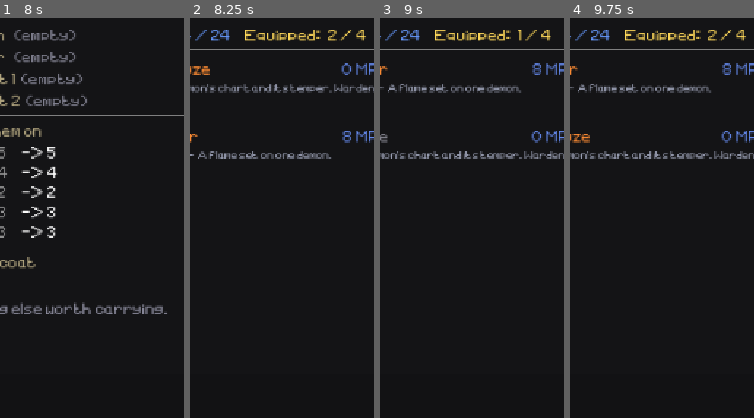
Above: before the commit, frames 1-4 (left to right).
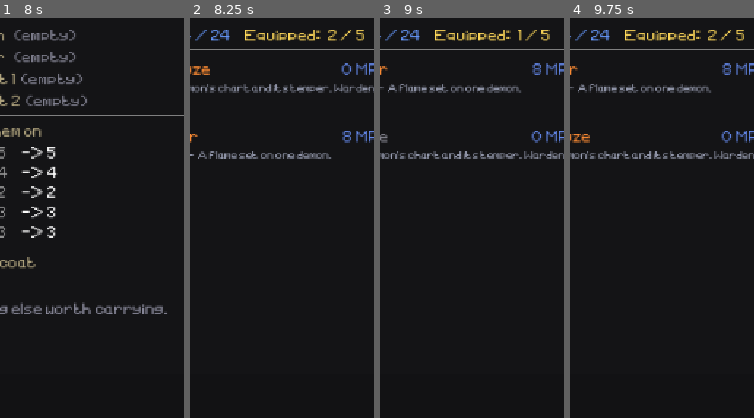
Above: after the commit, the same moments.

Repository: tausiftt5238/four-dragons-deep
Game: Godot game, scene res://scenes/title.tscn
Same seed, same stepped clock (60 frames per second), same inputs: the game is played once before the commit and once after it.
Inputs:
- Up to frame 1 (8 s): click "NEW GAME" at 0.5 s; click "Menu" at 1.25 s; click "Stats" at 2 s; click "Party" at 2.75 s; click "Dismiss" at 3.5 s; click "Summon" at 4.25 s; click "Items" at 5 s; click "Type" at 5.75 s; click "Name" at 6.5 s; click "Carried" at 7.25 s
- Up to frame 2 (8.25 s): click "Magic" at 8 s
- Up to frame 3 (9 s): click "Drop" at 8.75 s
- Up to frame 4 (9.75 s): click "Equip" at 9.5 s
The pictures show only the part of the screen within x 17-67%, y 0-50%; the shares and areas given below are measured in that part.

Frame 1 is identical in both runs. In frame 2, 0.1% of the frame differs, in the area x 90-96%, y 3-6%; in frame 3, 0.1%, in the area x 87-93%, y 3-6%; in frame 4, 0.1%.

Commit message:
shop prices back where they were, and the slot Analyze took
Gear pricing off stat bonuses made the whole shelf far dearer than it had
been. It is back on item_price — 45/70/95/120 by tier — and selling is
simply half of whatever the counter asks, for every kind of item. That is
also what keeps the two from ever disagreeing: the money printer earlier
came from pricing the sides with different formulas, not from the numbers
themselves. Checked across all 58 gear items plus consumables and scrolls:
nothing sells for more than it costs.

Spell slots 4 -> 5. Analyze became an ordinary spell last commit and started
taking one of the four, which quietly cost a slot that used to be free.

Co-Authored-By: Claude Opus 5 <noreply@anthropic.com>
Claude-Session: https://claude.ai/code/session_01WLmTsWwNrHbwosBaKzJxbn

Diff:
--- a/scripts/entities/player_character.gd
+++ b/scripts/entities/player_character.gd
@@ -41,7 +41,9 @@
 # the menu rather than mid-fight.
 # Six entries is what the battle menu shows without scrolling, and Attack is
 # always one of them — so five spells, and six items on their own belt.
-const SPELL_SLOTS: int = 4
+# Five, not four: Analyze became an ordinary spell and started taking one of
+# these, which quietly cost the player a slot they used to have for free.
+const SPELL_SLOTS: int = 5
 var equipped_spells: Array[String] = []
 
 # Item ids on the belt. Only these reach a battle; the rest stay in the pack.
--- a/scripts/ui/orb_ui.gd
+++ b/scripts/ui/orb_ui.gd
@@ -266,33 +266,15 @@
 	return price
 
 
-# What a piece of gear is actually worth. `item_price` reads `floor`, which for
-# a consumable is the depth it turns up at but for gear is its TIER — so through
-# that formula a Hazel Wand and Diamond Armour both came out at 45 gold. Gear is
-# priced off what it gives instead.
-static func gear_value(item: Dictionary) -> int:
-	var tier: int = clampi(int(item.get("floor", 1)), 1, 4)
-	var bonus: int = int(item.get("str_bonus", 0)) + int(item.get("def_bonus", 0)) \
-			+ int(item.get("mag_bonus", 0)) + int(item.get("agl_bonus", 0)) \
-			+ int(item.get("luk_bonus", 0))
-	return 50 * tier + 18 * maxi(0, bonus)
-
-
-# What the counter charges for anything, buying or selling. ONE function on
-# purpose: with gear bought off `item_price` and sold off `gear_value`, Diamond
-# Armour cost 120 and sold back for 343, and the orb was a money printer.
-static func price_of(item: Dictionary) -> int:
-	var kind: String = item.get("type", "") as String
-	if kind == "weapon" or kind == "armor" or kind == "accessory":
-		return gear_value(item)
-	return item_price(item)
-
-
-# Half what the same thing costs across the counter. Gear worn right now is not
-# in the pack at all — equipping moves it out of inventory — so the list never
-# offers to sell what you are standing in.
+# Exactly half the asking price, for everything — which is also what keeps the
+# orb from being a money printer. Selling must never be derived from a
+# different formula than buying: a version that priced gear off its stat
+# bonuses had Diamond Armour cost 120 and sell back for 343.
+#
+# Gear worn right now is not in the pack at all — equipping moves it out of
+# inventory — so the list never offers to sell what you are standing in.
 static func resale_price(item: Dictionary) -> int:
-	return maxi(1, price_of(item) / 2)
+	return maxi(1, item_price(item) / 2)
 
 
 func _build_sell() -> void:
@@ -440,7 +422,7 @@
 
 func _buy_offer(list: SlotList, item: Variant) -> void:
 	var entry: Dictionary = item as Dictionary
-	var price: int = price_of(entry)
+	var price: int = item_price(entry)
 	# What it would change, above its own description: a shop that only names a
 	# piece leaves the player no way to tell whether it is an upgrade at all.
 	var deltas: String = GearTooltip.delta_markup(entry, player)
Not shown, changed: docs/how-to-play.md
